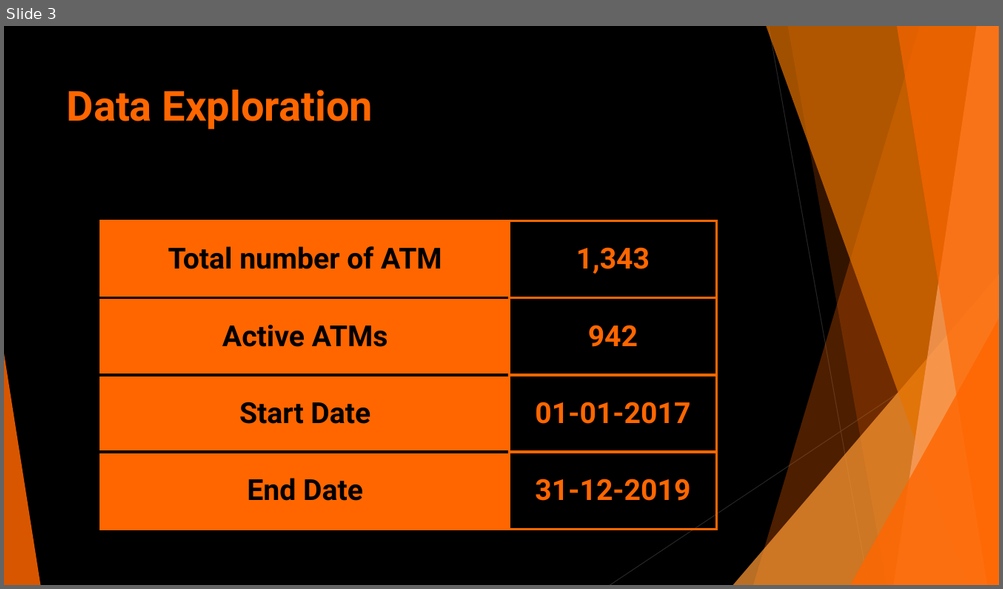
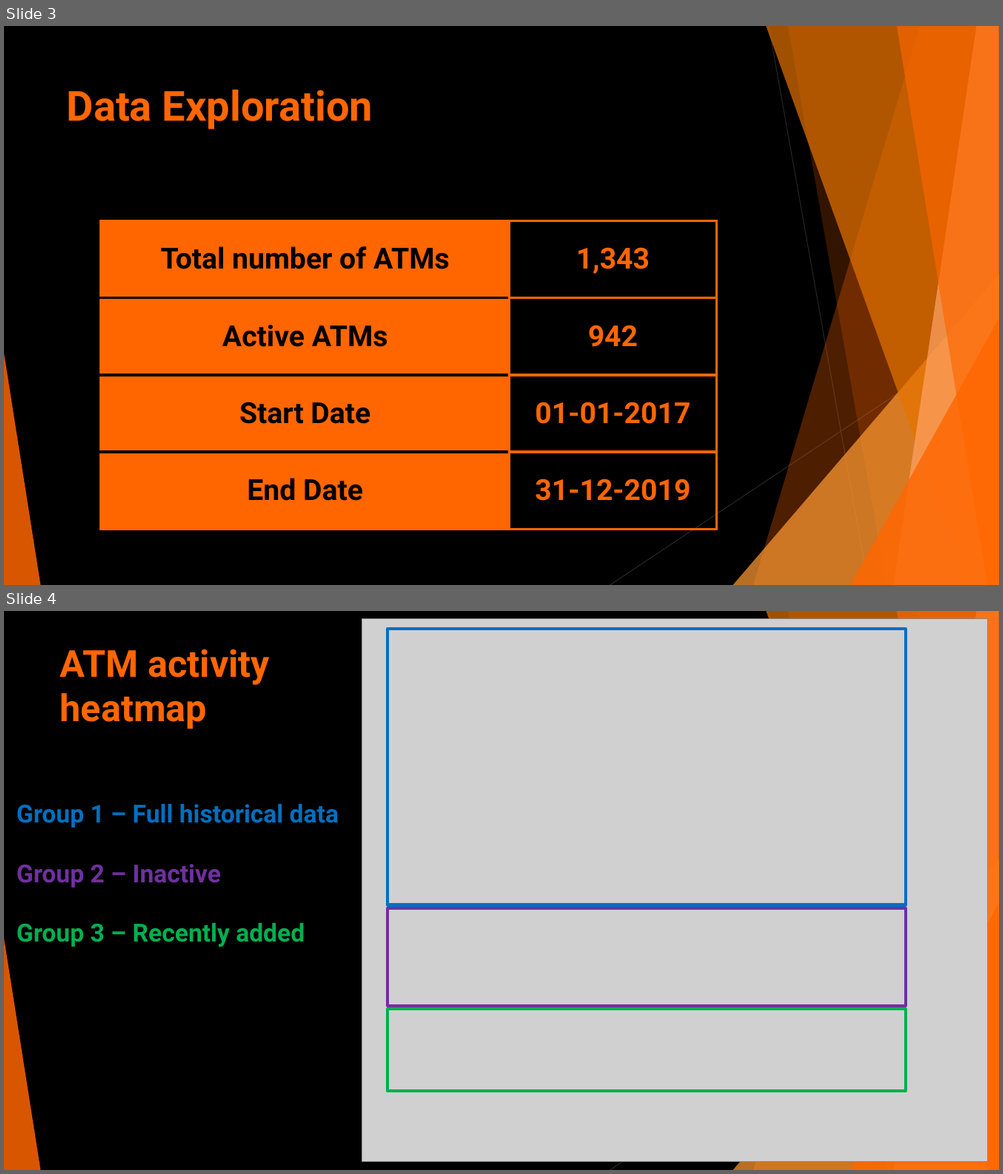
Before and after one commit to Giorgi-Kokaia/ATM-cashflow, a slide deck: ATM.pptx. Shown one above the other, each under a label of ours: slide 3 before the commit, slides 3 and 4 after it. The pictures are 1003x589 and 1003x1174 pixels, drawn with LibreOffice and Linux fonts; fonts in the diff are those of the drawing; grey boxes stand for pictures. Boxes give left, top, right and bottom in pixels: in the first picture for what was removed or moved away, otherwise in the second. Text is boxed around its words. In the diff, an @@ line names an element or a change of style, - is before the commit and + after.

```diff
--- a/ATM.pptx
+++ b/ATM.pptx
@@ slide 4 added at (x1=4, y1=611, x2=999, y2=1170), background #000000; not listed: 10 template elements that a slide beside it also shows @@
@@ picture added at (x1=362, y1=619, x2=987, y2=1162) @@
@@ rectangle added at (x1=387, y1=629, x2=905, y2=905), outline #0070C0 3 pt @@
@@ title added at (x1=60, y1=649, x2=270, y2=729), 36 pt, text #FF6600, bold @@
+ATM activity heatmap
@@ text added at (x1=17, y1=804, x2=338, y2=947), 24 pt, text #0070C0, bold @@
+Group 1 – Full historical data
+Group 2 – Inactive
+Group 3 – Recently added
@@ rectangle added at (x1=387, y1=908, x2=905, y2=1005), outline #7030A0 3 pt @@
@@ rectangle added at (x1=387, y1=1009, x2=905, y2=1091), outline #00B050 3 pt @@
@@ slide 3 changed as well @@
@@ table at (x1=101, y1=221, x2=717, y2=530) @@
-row 1, column 1: Total number of ATM
+row 1, column 1: Total number of ATMs
```
Also in this commit, not shown: 2 other slides changed, 5 other slides added, 1 slide removed, 2 other files.
